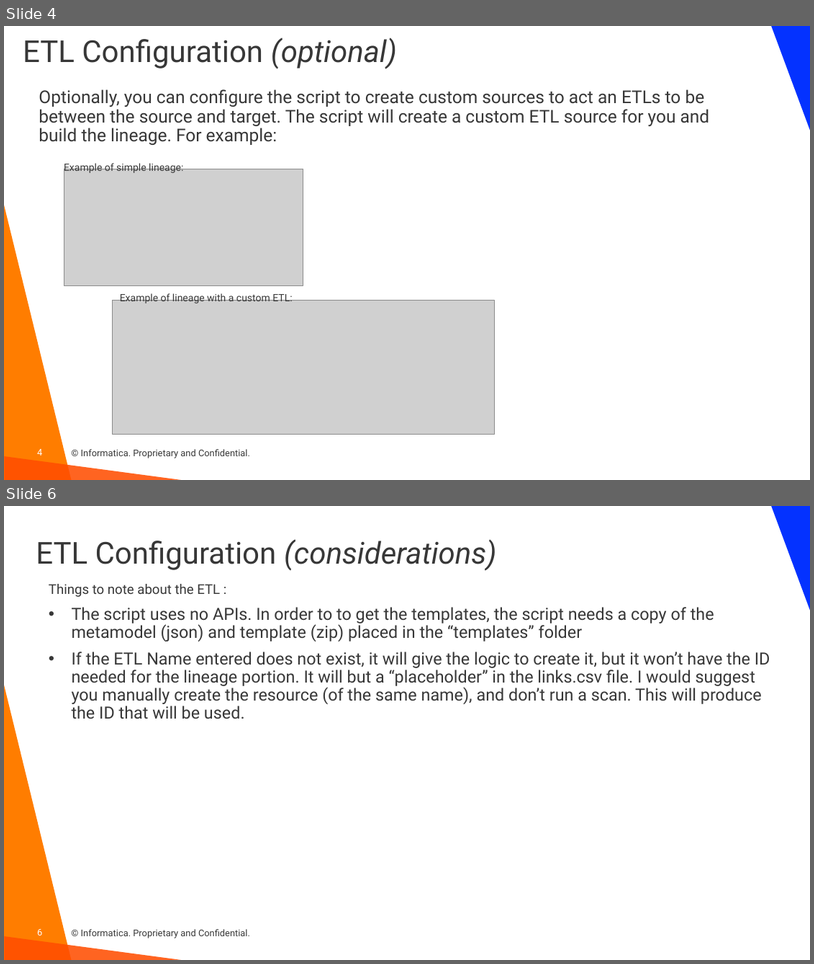
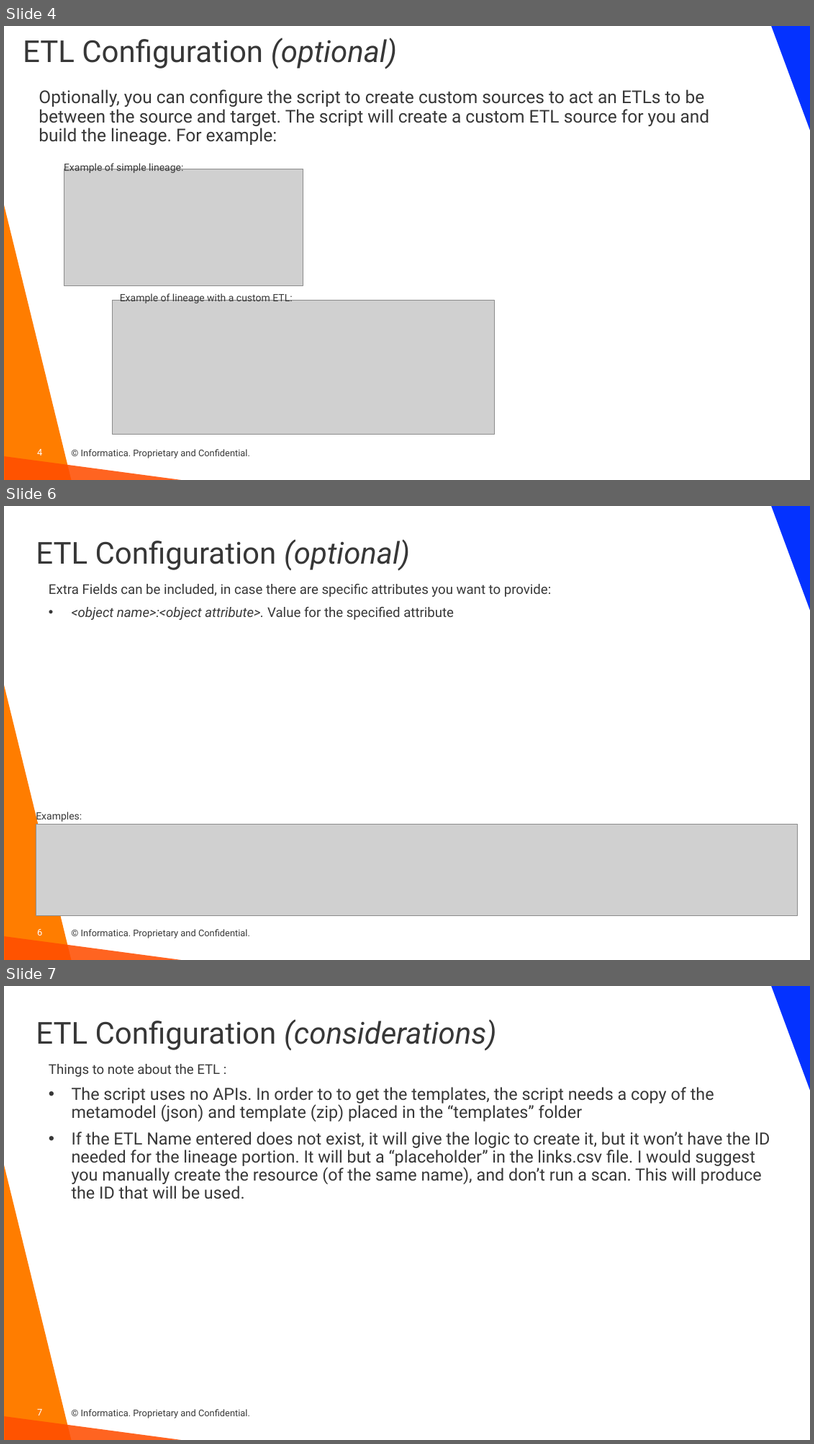
Before and after one commit to haystraw/Informatica_Custom_Lineage_Creator, a slide deck: Custom Lineage Creator.pptx. Shown one above the other, each under a label of ours: slides 4 and 6 before the commit, slides 4, 6 and 7 after it; the slides between them are not shown. The pictures are 814x964 and 814x1444 pixels, drawn with LibreOffice and Linux fonts; fonts in the diff are those of the drawing; grey boxes stand for pictures; background and template pictures are left out. Boxes give left, top, right and bottom in pixels: in the first picture for what was removed or moved away, otherwise in the second. Text is boxed around its words. In the diff, an @@ line names an element or a change of style, - is before the commit and + after.

Commit message:
Multiple changes. Finalizes features for ETL process, including extra tokens, and ability to add extra attributes onto classes.

```diff
--- a/Custom Lineage Creator.pptx
+++ b/Custom Lineage Creator.pptx
@@ slide 6 added at [4, 506, 810, 960], background #FFFFFF; not listed: 5 template elements that a slide beside it also shows @@
@@ title added at [36, 539, 410, 571], 36 pt, text #373737 @@
+ETL Configuration (optional)
@@ text added at [49, 584, 551, 620], 16 pt, text #373737 @@
+Extra Fields can be included, in case there are specific attributes you want to provide:
+• <object name>:<object attribute>. Value for the specified attribute
@@ text added at [36, 811, 82, 822], 12 pt, text #373737 @@
+Examples:
@@ picture added at [36, 824, 797, 916] @@
@@ what was slide 6 is now slide 7 @@
@@ page number at [37, 1409, 42, 1415]: text changed @@
-6
+7
```
Also in this commit, not shown: 1 slide changed, 20 other files.
